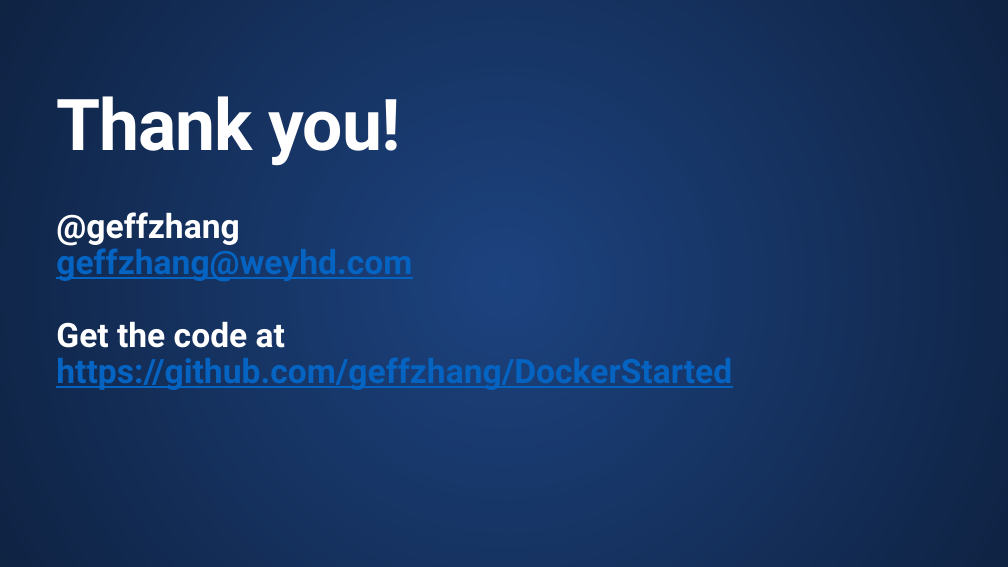
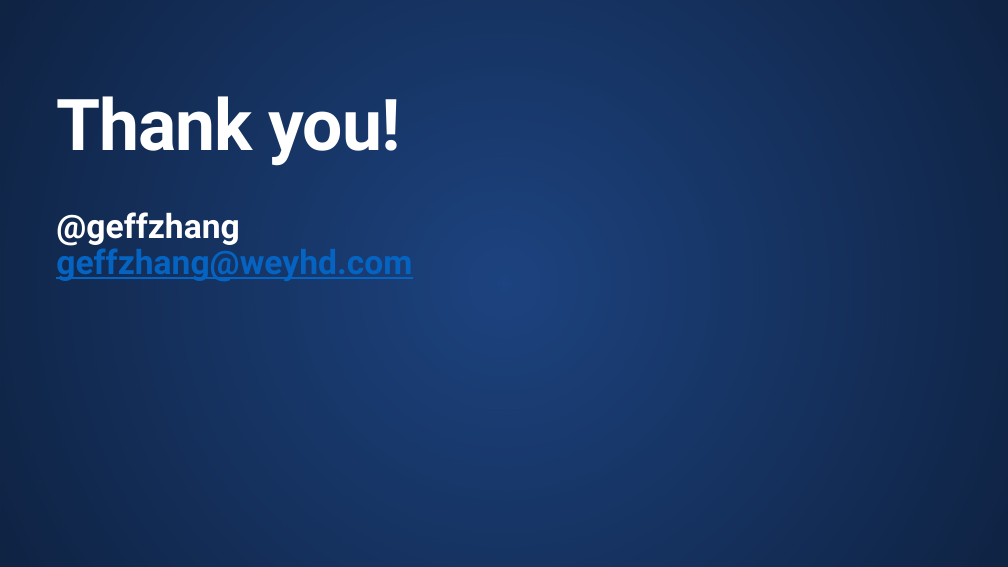
Before and after one commit to geffzhang/DockerStarted, a slide deck: slide 30 of 2019AzureBootcampASPNETCore.pptx (slide 51 before the commit). Drawn at 1008x567 pixels with LibreOffice and Linux fonts; fonts in the diff are those of the drawing; background and template pictures are left out. Boxes give left, top, right and bottom in pixels: in the first picture for what was removed or moved away, otherwise in the second. Text is boxed around its words. In the diff, an @@ line names an element or a change of style, - is before the commit and + after.

```diff
--- a/2019AzureBootcampASPNETCore.pptx
+++ b/2019AzureBootcampASPNETCore.pptx
@@ text at (x1=56, y1=321, x2=732, y2=390): paragraph removed @@
-Get the code at https://github.com/geffzhang/DockerStarted
```
Also in this commit, not shown: 2 slides added, 23 slides removed.
